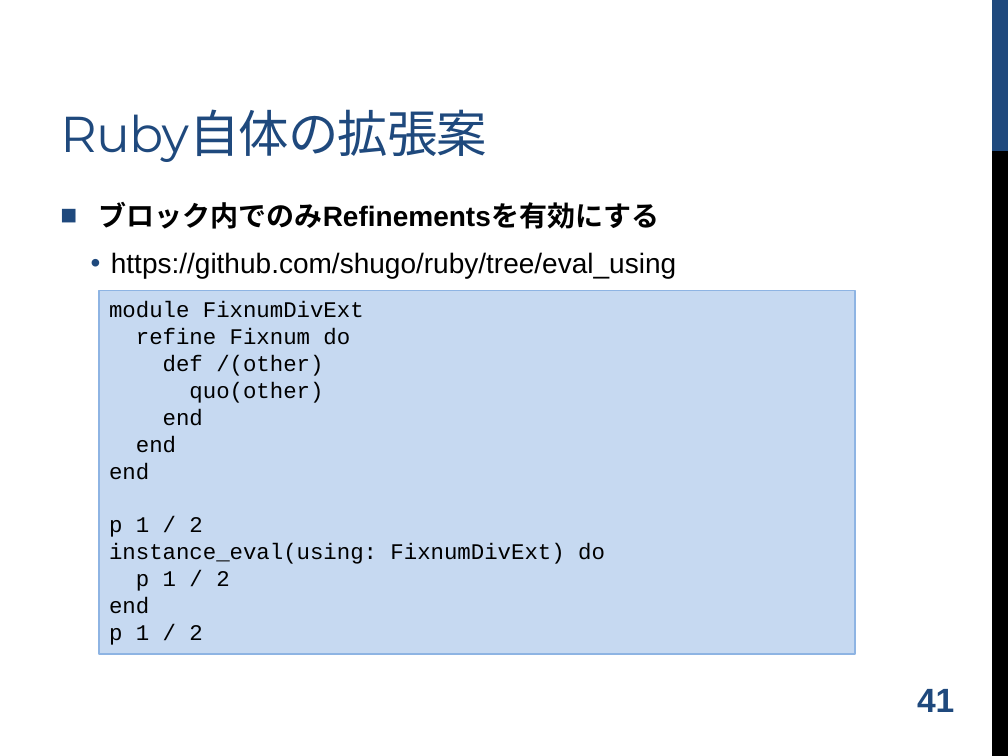
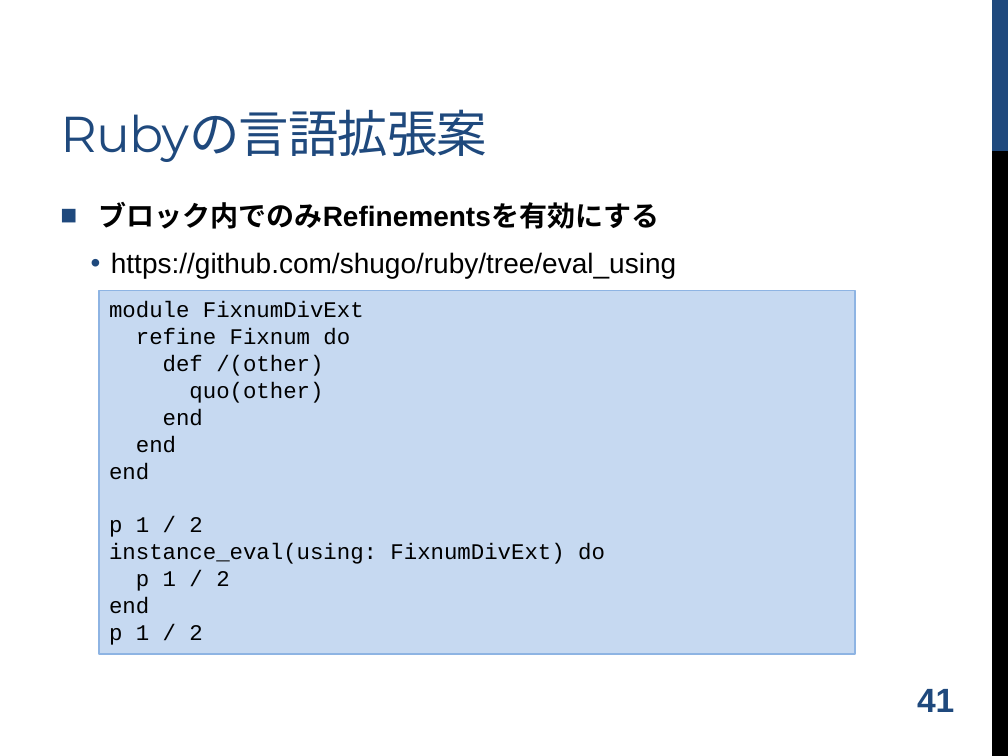
Before and after one commit to shugo/DCW2016, a slide deck: slide 42 of ruby_data_analysis.pptx. Drawn at 1008x756 pixels with LibreOffice and Linux fonts; fonts in the diff are those of the drawing; background and template pictures are left out. Boxes give left, top, right and bottom in pixels: in the first picture for what was removed or moved away, otherwise in the second. Text is boxed around its words. In the diff, an @@ line names an element or a change of style, - is before the commit and + after.

```diff
--- a/ruby_data_analysis.pptx
+++ b/ruby_data_analysis.pptx
@@ title at [60,109,487,162]: text changed @@
-Ruby自体の拡張案
+Rubyの言語拡張案
```
Also in this commit, not shown: 1 other file.
